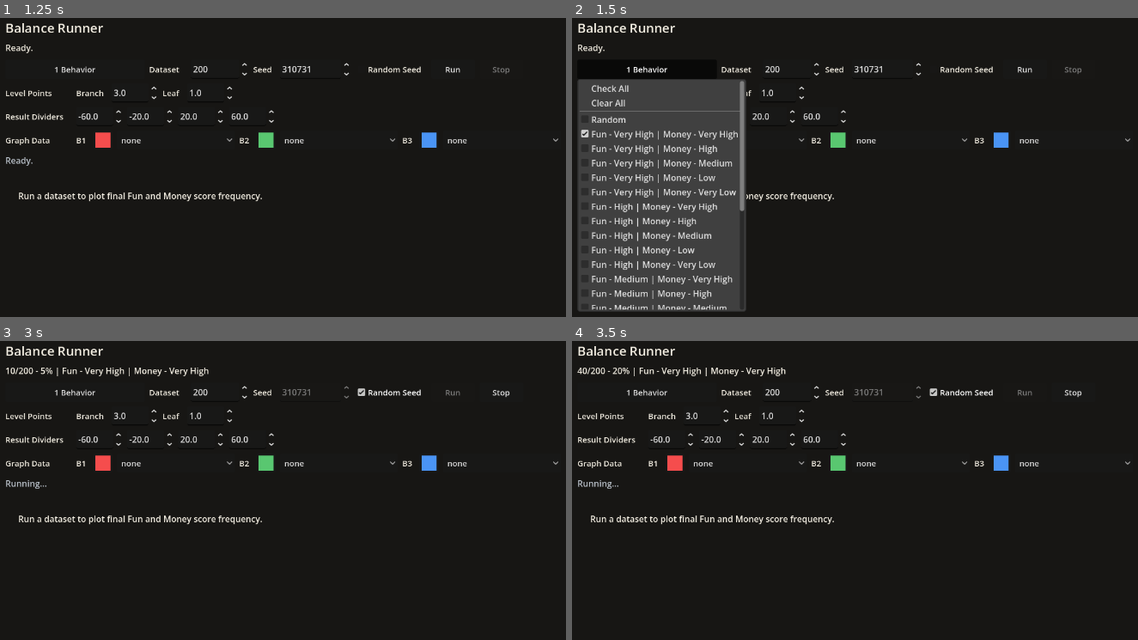
Above: before the commit, frames 1-4 (two rows, left to right).
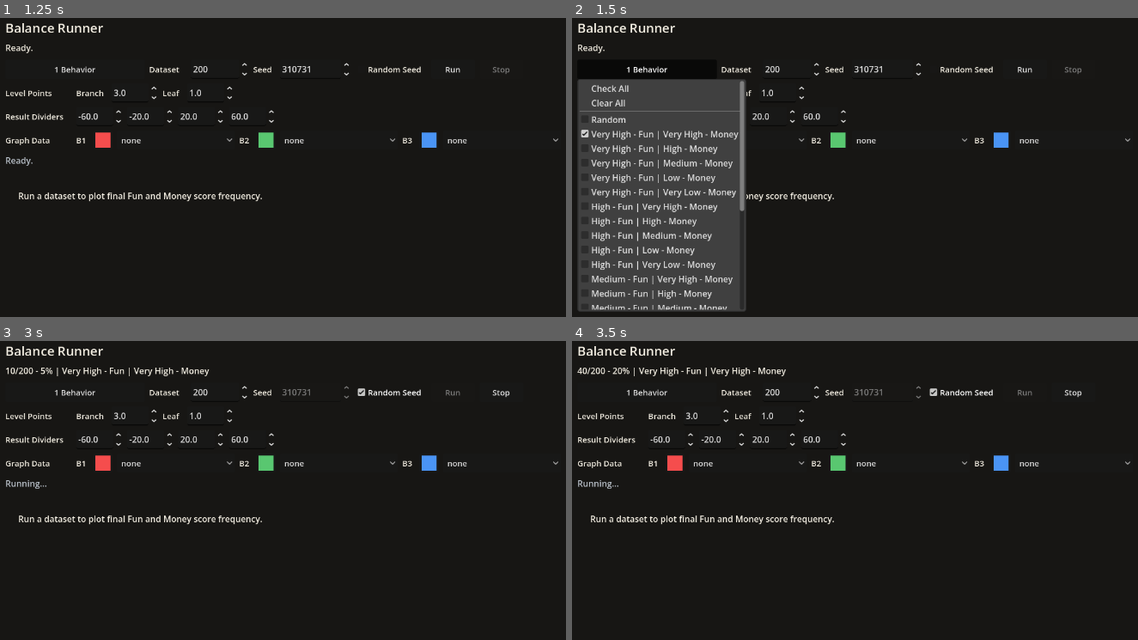
Above: after the commit, the same moments.

Repository: Josephblt/patch-notes
Game: Godot game, scene res://scenes/scene_launcher.tscn
Same seed, same stepped clock (60 frames per second), same inputs: the game is played once before the commit and once after it.
Inputs:
- Up to frame 1 (1.25 s): click "Balance Runner" at 0.5 s
- Up to frame 2 (1.5 s): click "1 Behavior" at 1.25 s
- Up to frame 3 (3 s): click "Random Seed" at 2 s; click "Run" at 2.75 s
- Up to frame 4 (3.5 s): no input

Frame 1 is identical in both runs. In frame 2, 3.5% of the frame differs, in the area x 3-30%, y 37-98%; in frame 3, 0.4%; in frame 4, 0.4%.

Commit message:
Reorder behavior descriptions

Diff:
--- a/src/scripts/tools/balance_runner.gd
+++ b/src/scripts/tools/balance_runner.gd
@@ -668,7 +668,7 @@
 	if behavior_parts.size() != 2:
 		return behavior
 
-	return "Fun - %s | Money - %s" % [
+	return "%s - Fun | %s - Money" % [
 		_format_score_level_description(behavior_parts[0]),
 		_format_score_level_description(behavior_parts[1]),
 	]
